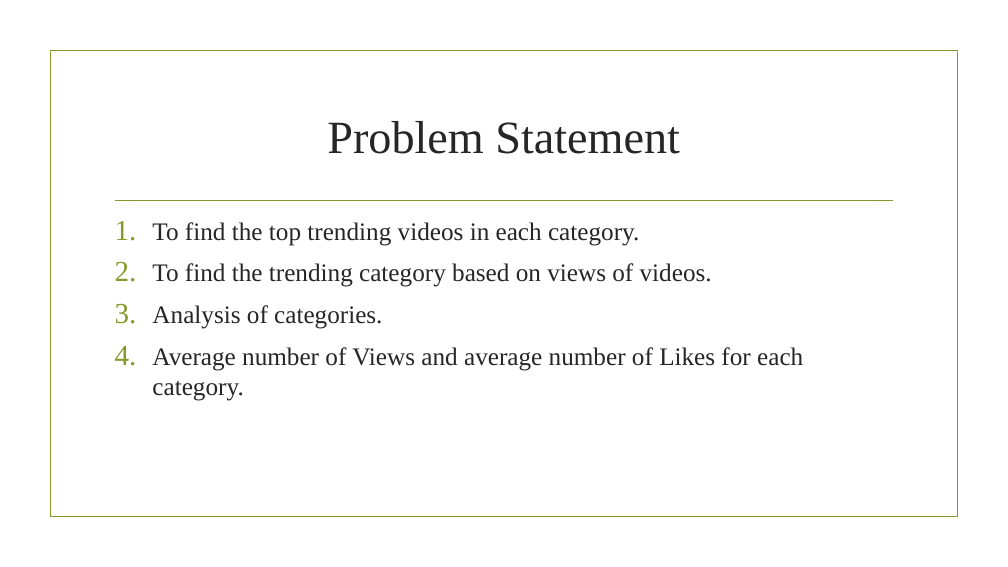
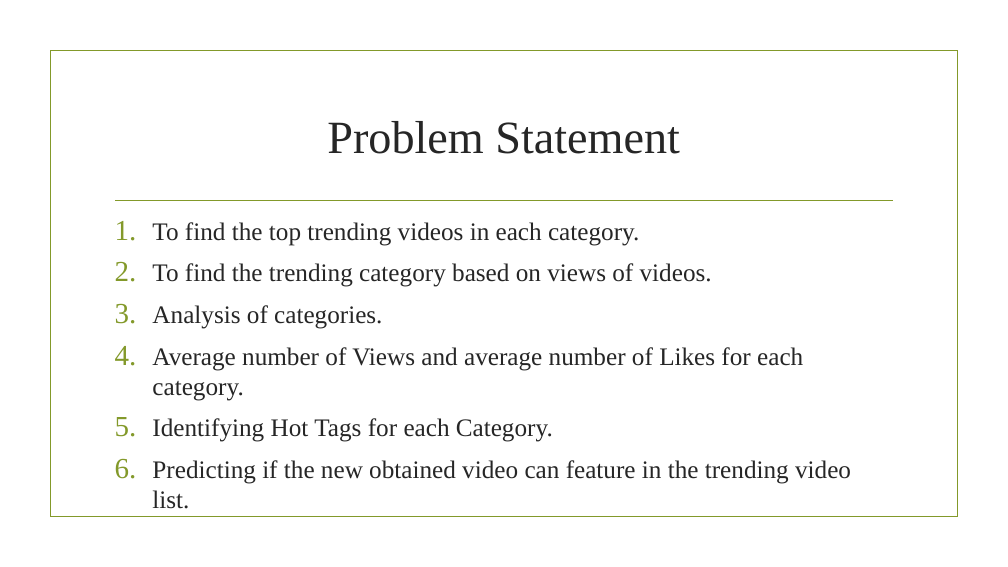
Before and after one commit to aakar77/youtube-top-categories, a slide deck: slide 2 of PBDA_Project.pptx. Drawn at 1008x567 pixels with LibreOffice and Linux fonts; fonts in the diff are those of the drawing; background and template pictures are left out. Boxes give left, top, right and bottom in pixels: in the first picture for what was removed or moved away, otherwise in the second. Text is boxed around its words. In the diff, an @@ line names an element or a change of style, - is before the commit and + after.

```diff
--- a/PBDA_Project.pptx
+++ b/PBDA_Project.pptx
@@ text at bbox=[152, 418, 851, 484]: paragraphs added @@
+5. Identifying Hot Tags for each Category.
+6. Predicting if the new obtained video can feature in the trending video list.
```
Also in this commit, not shown: 2 other files.
